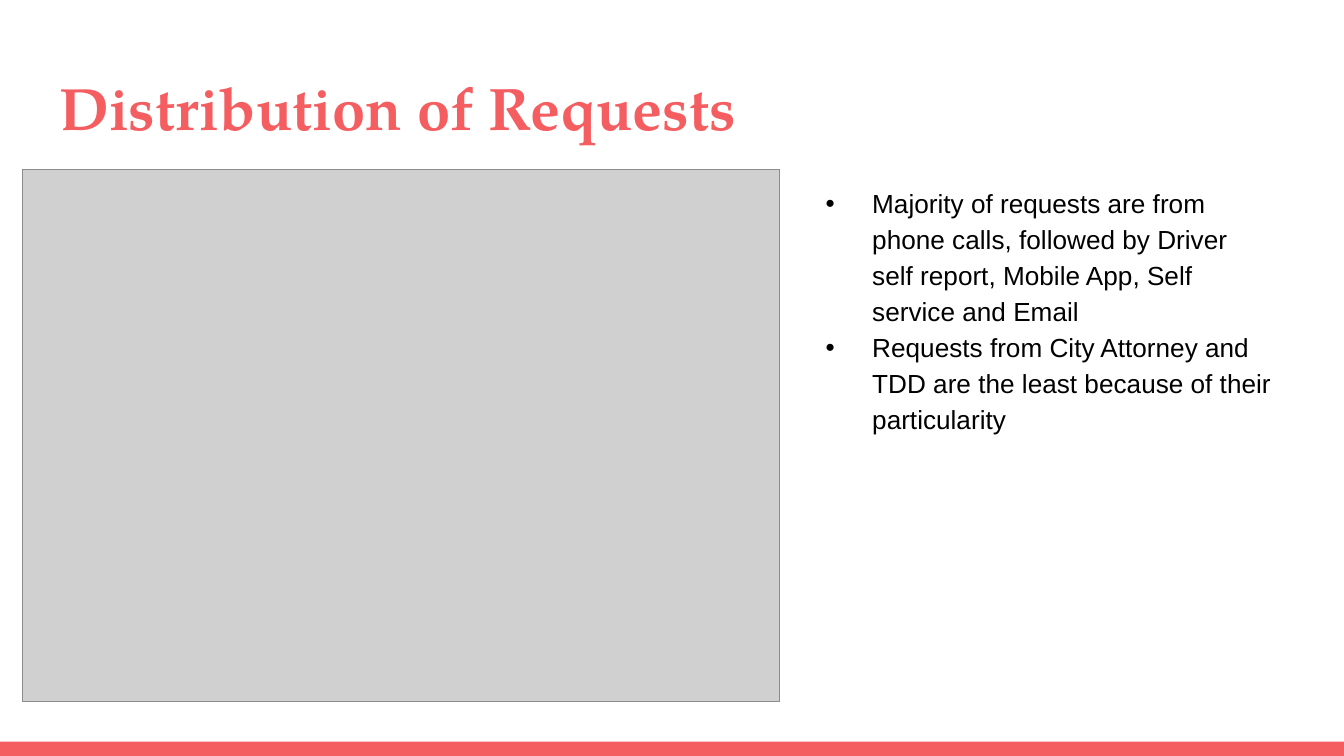
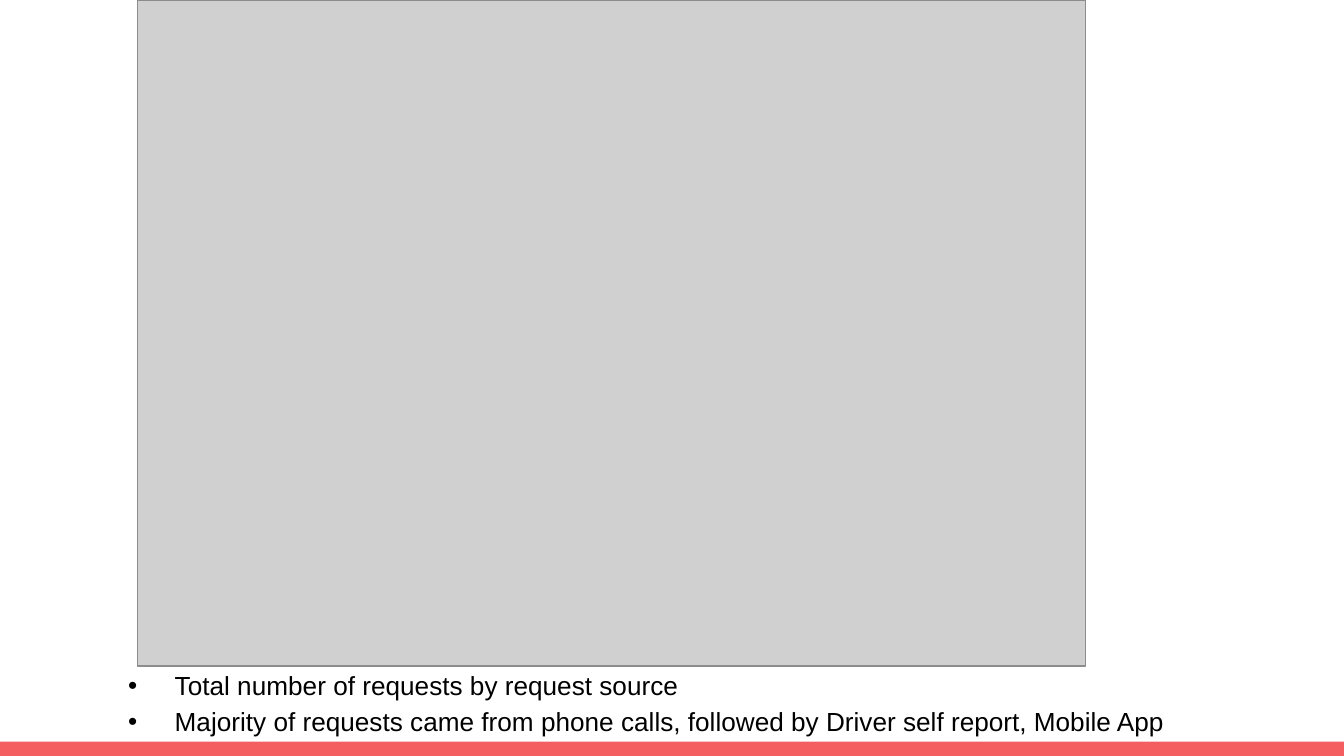
Before and after one commit to yudong-94/City-of-LA-311-Call-Center-Data-Analysis, a slide deck: slide 10 of DSO 545 Final Project Presentation_group 6.pptx. Drawn at 1344x756 pixels with LibreOffice and Linux fonts; fonts in the diff are those of the drawing; grey boxes stand for pictures. Boxes give left, top, right and bottom in pixels: in the first picture for what was removed or moved away, otherwise in the second. Text is boxed around its words. In the diff, an @@ line names an element or a change of style, - is before the commit and + after.

```diff
--- a/DSO 545 Final Project Presentation_group 6.pptx
+++ b/DSO 545 Final Project Presentation_group 6.pptx
@@ picture: place and size @@
-picture at (23, 169, 781, 702)
+picture at (137, 0, 1086, 667)
@@ title removed at (59, 87, 735, 146) @@
-Distribution of Requests
@@ text removed at (872, 194, 1271, 435) @@
-• Majority of requests are from phone calls, followed by Driver self report, Mobile App, Self service and Email
-• Requests from City Attorney and TDD are the least because of their particularity
@@ text added at (175, 676, 1164, 737), 14 pt, text #000000 @@
+• Total number of requests by request source
+• Majority of requests came from phone calls, followed by Driver self report, Mobile App
```
Also in this commit, not shown: 5 other slides changed, 1 slide added, 1 slide removed.
